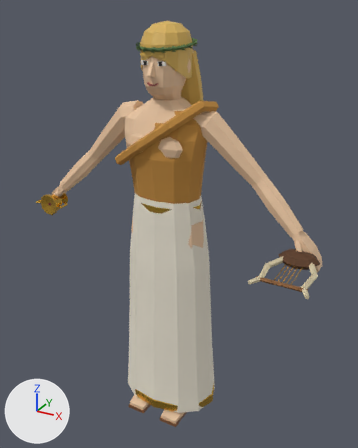
A saved change to the glTF model Resource/Characters/Humanoid/Presets/CHR_APOLLO.glb.
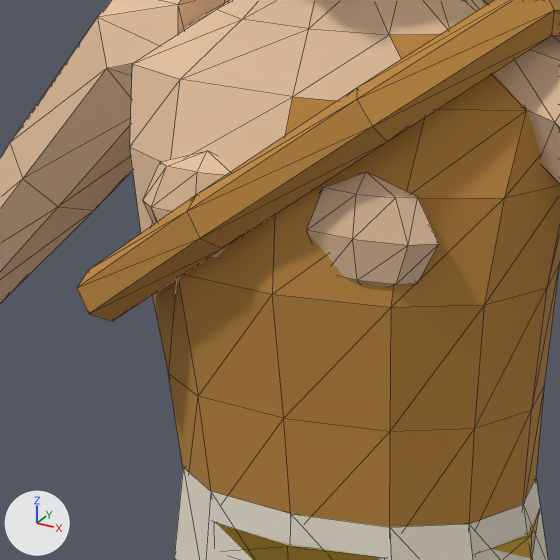
There are two pictures of each version: one whole from a 50 mm camera at (1.004, -1.722, 1.833) aimed at (0.056, 0.002, 0.971), one close up on the part from 28% to 57% of the width and 23% to 47% of the height. The axes (+X, +Y, +Z) are drawn at lower left. The lights are the same throughout. The last two pictures show the newer version. The close-ups show mesh edges as thin lines. Vertices at exactly the same position are counted once.

Names of what the first close-up shows: 'CHR_APOLLO.Arms_Bare', 'CHR_APOLLO.Lower_LongRobe_M', 'CHR_APOLLO.Torso_Himation_M'.
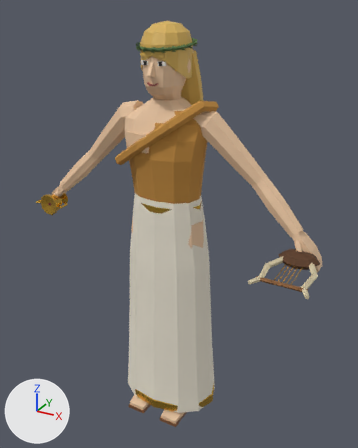
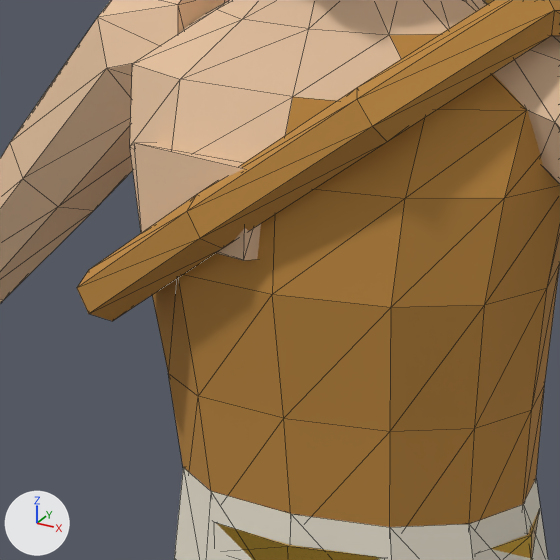
What changed in the scene script:
```text
Change me_torso_himation_m_001:
    used by ob_chr_apollo_torso_himation_m; location = (0.0, 0.0, 0.0)
    remove me_torso_himation_m_001.from_pydata(...)  # 196 vertices, 376 faces; spans x -0.192..0.211, y -0.145..0.136, z 1.0..1.51
    add me_torso_himation_m_001.from_pydata(...)  # 152 vertices, 292 faces; spans x -0.192..0.211, y -0.145..0.136, z 1.0..1.51
    me_torso_himation_m_001 part 1: the loose piece of 26 vertices spanning x -0.128..-0.008, y -0.118..-0.078, z 1.285..1.375 is rebuilt with 8 vertices and now spans x -0.132..-0.008, y -0.13..-0.075, z 1.303..1.374
    me_torso_himation_m_001 part 2: the loose piece of 26 vertices spanning x 0.008..0.128, y -0.118..-0.078, z 1.285..1.375 is deleted
```

What differs and where, as boxes (x1, y1, x2, y2) in the close-ups (560 x 560 px):
part 1 of me_torso_himation_m_001, rebuilt
    before: (143, 151, 232, 259)
    after: (134, 142, 261, 260)
part 2 of me_torso_himation_m_001, deleted (beige)
    before: (306, 172, 439, 286)
